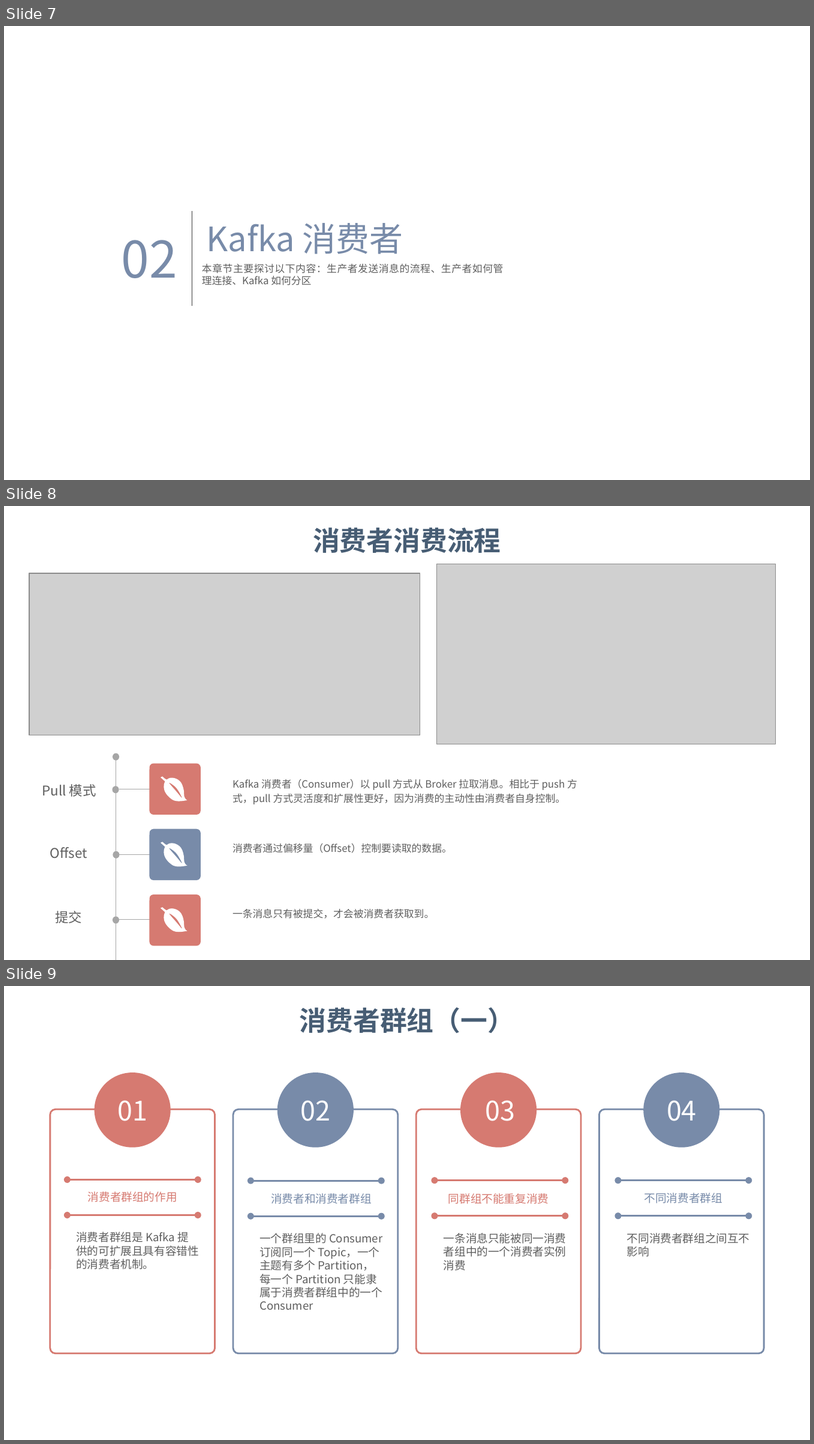
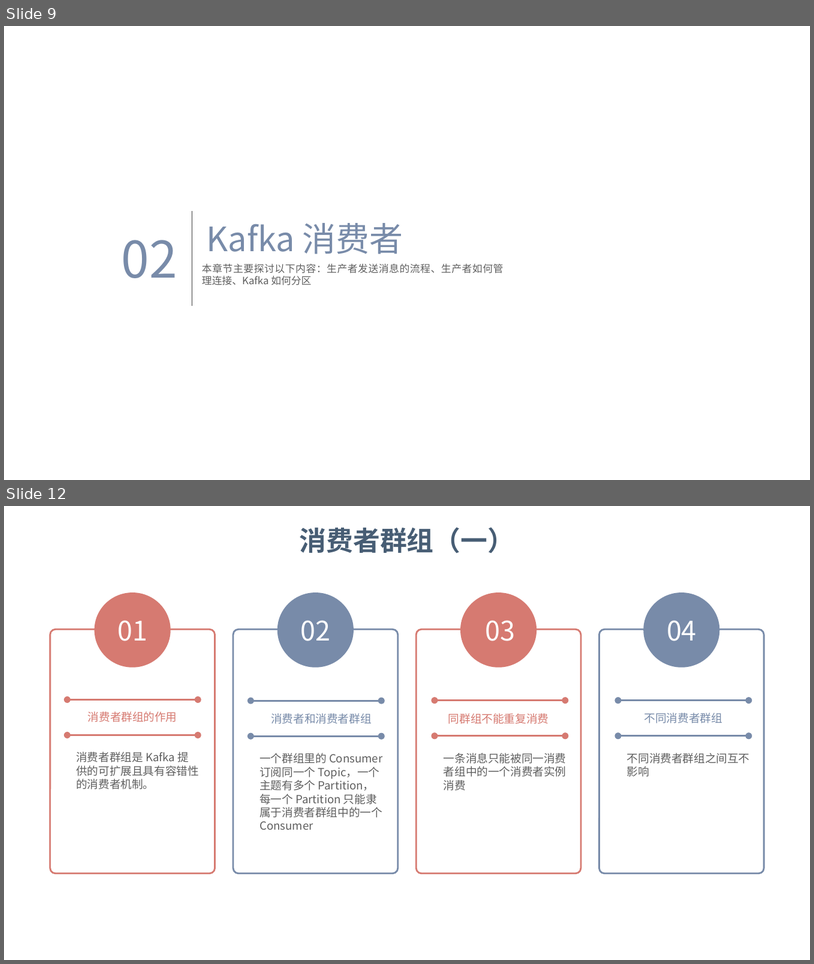
Before and after one commit to dunwu/bigdata-tutorial, a slide deck: assets/kafka/kafka.pptx. Shown one above the other, each under a label of ours: slides 7, 8 and 9 before the commit, slides 9 and 12 after it; the slides between them are not shown. The pictures are 814x1444 and 814x964 pixels, drawn with LibreOffice and Linux fonts; fonts in the diff are those of the drawing; grey boxes stand for pictures; background and template pictures are left out. Boxes give left, top, right and bottom in pixels: in the first picture for what was removed or moved away, otherwise in the second. Text is boxed around its words. In the diff, an @@ line names an element or a change of style, - is before the commit and + after.

```diff
--- a/assets/kafka/kafka.pptx
+++ b/assets/kafka/kafka.pptx
@@ slide 8 removed at (x1=4, y1=506, x2=810, y2=960), background picture (left out) @@
@@ text removed at (x1=313, y1=528, x2=501, y2=553) @@
-消费者消费流程
@@ picture removed at (x1=29, y1=573, x2=420, y2=734) @@
@@ picture removed at (x1=437, y1=564, x2=777, y2=744) @@
@@ rounded rectangle removed at (x1=149, y1=763, x2=201, y2=815) @@
@@ text removed at (x1=42, y1=784, x2=96, y2=796) @@
-Pull 模式
@@ line removed from (119, 789) to (149, 789) @@
@@ freeform shape removed at (x1=159, y1=776, x2=188, y2=802) @@
@@ text removed at (x1=233, y1=779, x2=578, y2=804) @@
-Kafka 消费者（Consumer）以 pull 方式从 Broker 拉取消息。相比于 push 方式，pull 方式灵活度和扩展性更好，因为消费的主动性由消费者自身控制。
@@ rounded rectangle removed at (x1=149, y1=829, x2=201, y2=880) @@
@@ text removed at (x1=50, y1=847, x2=87, y2=858) @@
-Offset
@@ freeform shape removed at (x1=159, y1=841, x2=188, y2=867) @@
@@ text removed at (x1=233, y1=843, x2=452, y2=853) @@
-消费者通过偏移量（Offset）控制要读取的数据。
@@ group removed at (x1=112, y1=753, x2=119, y2=959): 4 ellipses, 1 line @@
@@ line removed from (119, 855) to (149, 855) @@
@@ rounded rectangle removed at (x1=149, y1=894, x2=201, y2=945) @@
@@ text removed at (x1=55, y1=910, x2=82, y2=923) @@
-提交
@@ line removed from (119, 919) to (149, 919) @@
@@ freeform shape removed at (x1=159, y1=907, x2=188, y2=933) @@
@@ text removed at (x1=233, y1=909, x2=434, y2=918) @@
-一条消息只有被提交，才会被消费者获取到。
@@ what was slide 7 is now slide 9 @@
@@ what was slide 9 is now slide 12 @@
```
Also in this commit, not shown: 8 slides changed, 4 slides added, 1 other slide removed, 7 other files.
